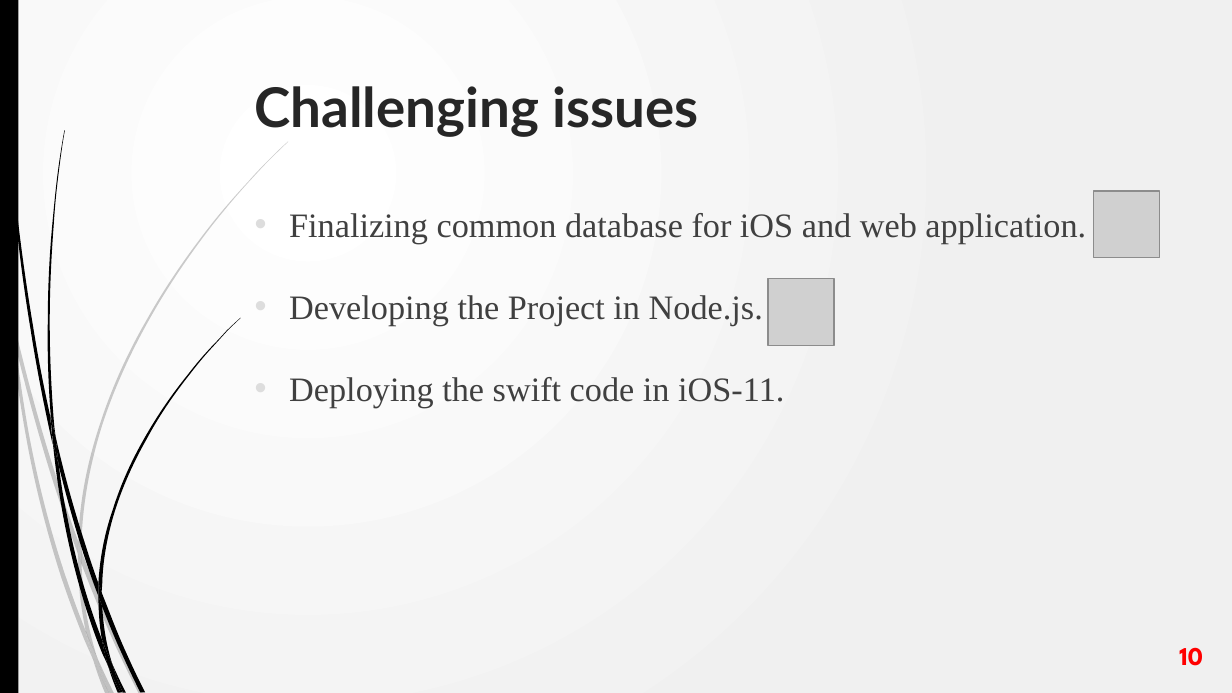
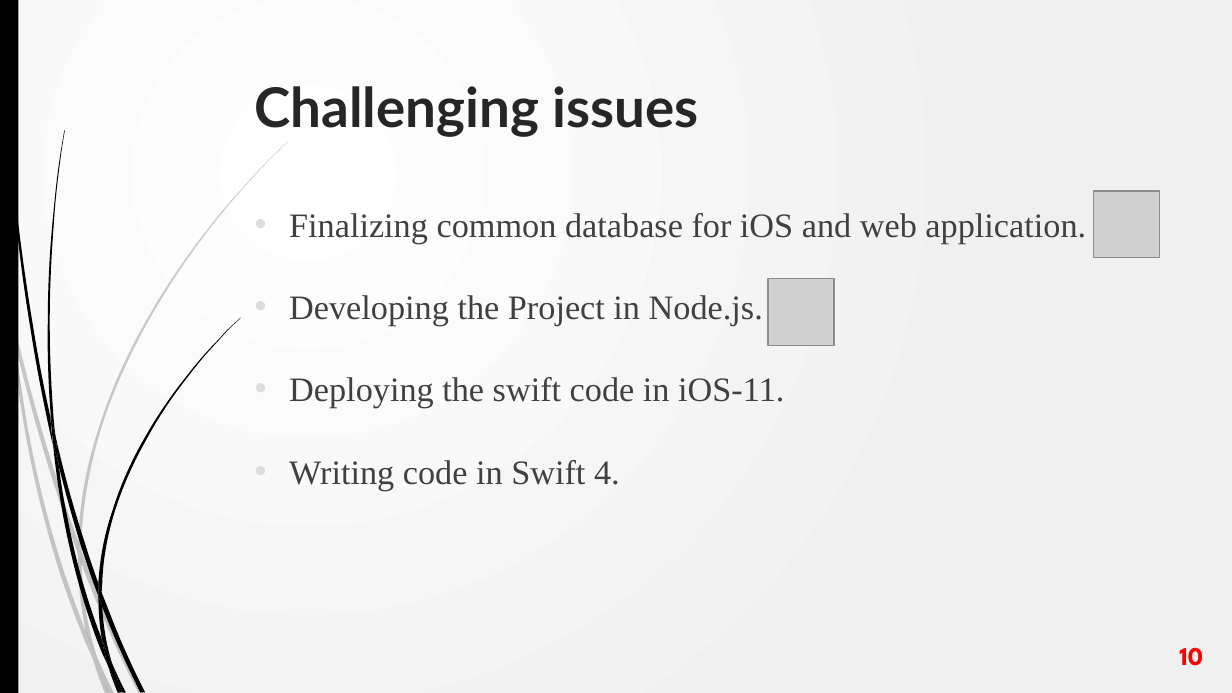
Before and after one commit to VamsiDevalla/Student-Attendance-Tracking, a slide deck: slide 10 of Team B - Code Green - MidtermPresentation.pptx. Drawn at 1232x693 pixels with LibreOffice and Linux fonts; fonts in the diff are those of the drawing; grey boxes stand for pictures. Boxes give left, top, right and bottom in pixels: in the first picture for what was removed or moved away, otherwise in the second. Text is boxed around its words. In the diff, an @@ line names an element or a change of style, - is before the commit and + after.

Commit message:
FInal changes

```diff
--- a/Team B - Code Green - MidtermPresentation.pptx
+++ b/Team B - Code Green - MidtermPresentation.pptx
@@ text at [289, 460, 620, 491]: paragraph added @@
+• Writing code in Swift 4.
```
